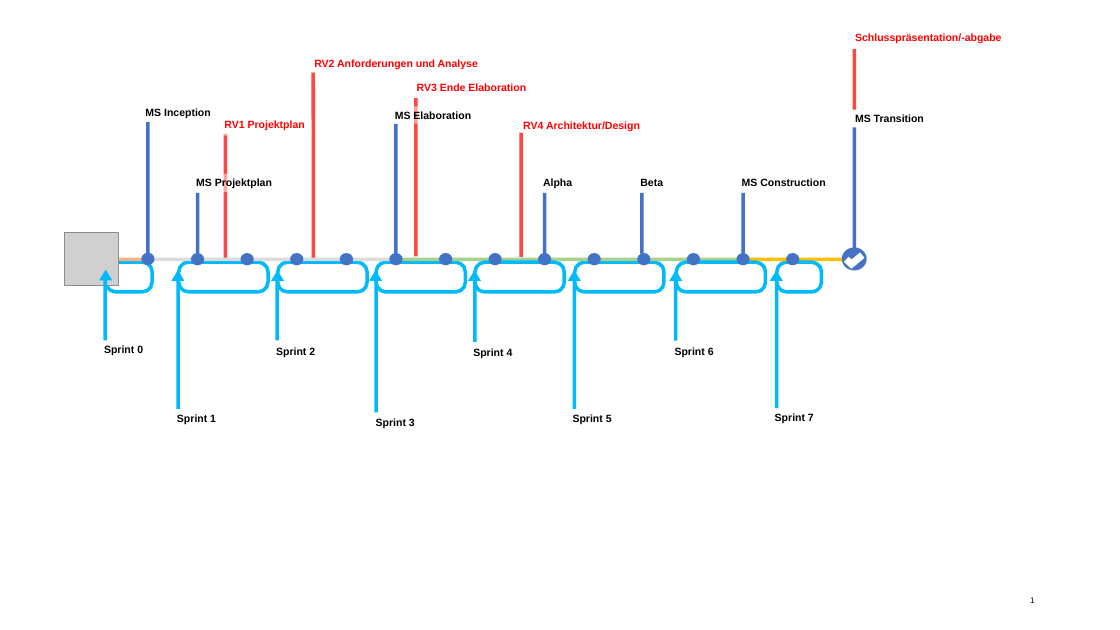
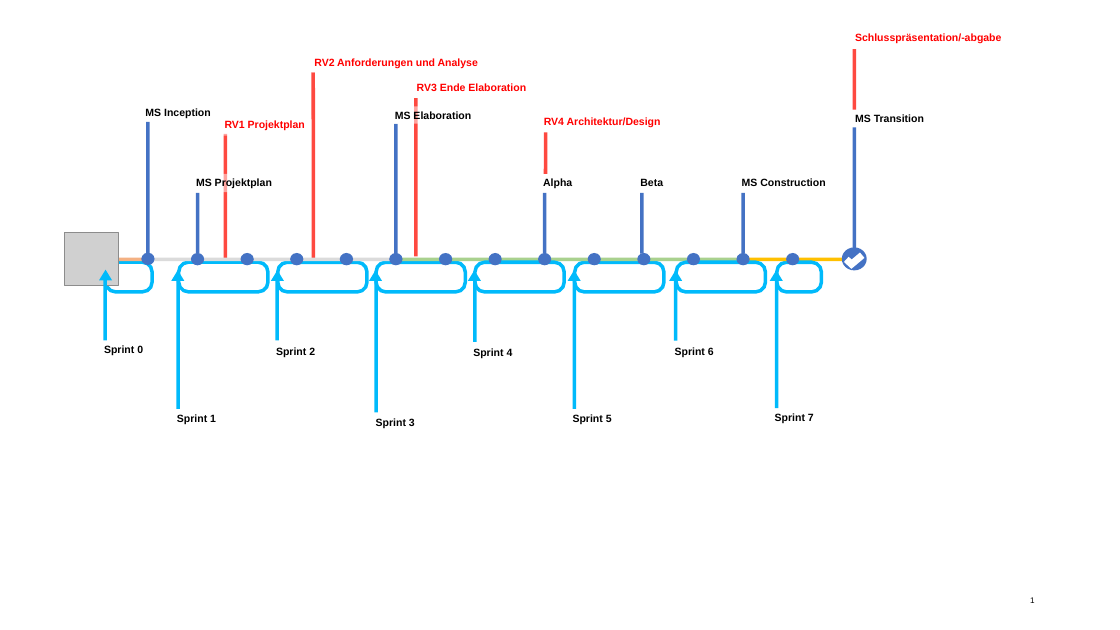
Before and after one commit to Examibur/examibur, a slide deck: slide 1 of docs/projektplan/resources/Planung.pptx. Drawn at 1120x630 pixels with LibreOffice and Linux fonts; fonts in the diff are those of the drawing; grey boxes stand for pictures. Boxes give left, top, right and bottom in pixels: in the first picture for what was removed or moved away, otherwise in the second. Text is boxed around its words. In the diff, an @@ line names an element or a change of style, - is before the commit and + after.

```diff
--- a/docs/projektplan/resources/Planung.pptx
+++ b/docs/projektplan/resources/Planung.pptx
@@ text "RV4 Architektur/Design": place and size @@
-text "RV4 Architektur/Design" at [523, 121, 640, 131]
+text "RV4 Architektur/Design" at [544, 117, 661, 128]
@@ line moved from (521, 133) - (521, 257) to (545, 174) - (545, 133) @@
```
Also in this commit, not shown: 3 other slides changed, 2 other files.
